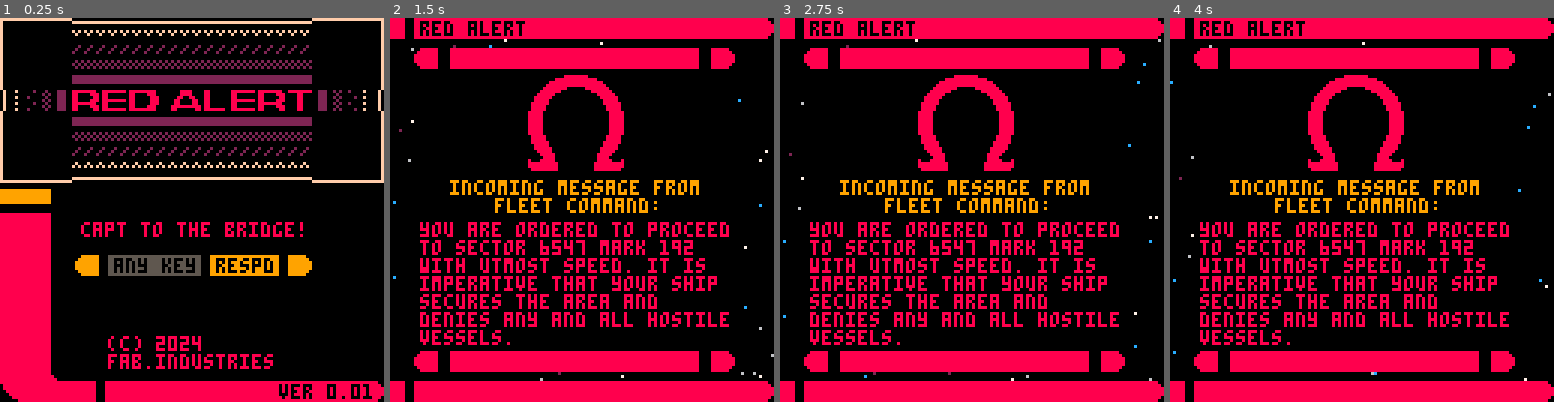
Above: before the commit, frames 1-4 (left to right).
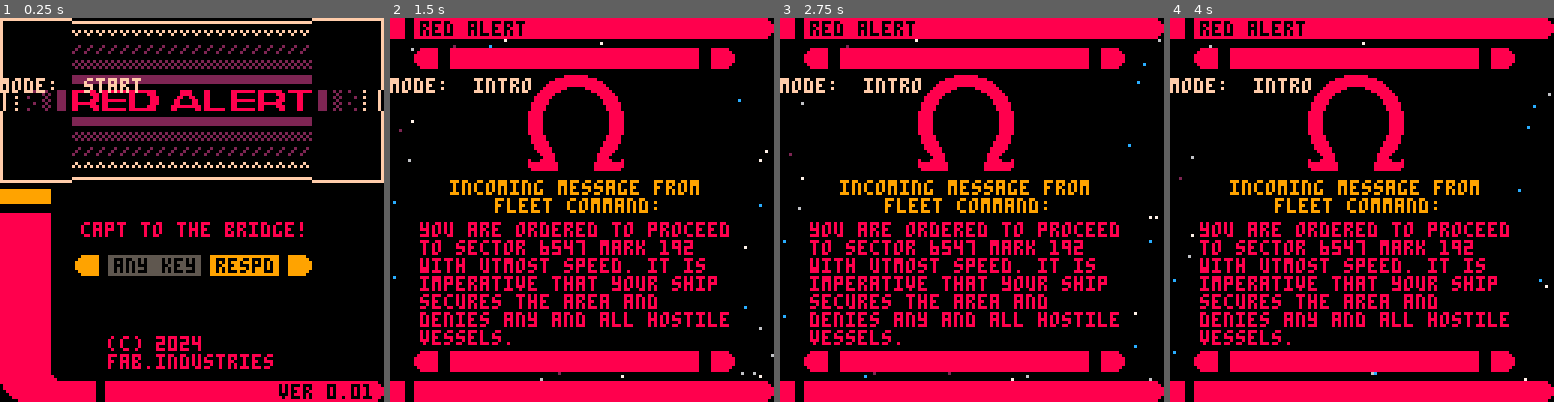
Above: after the commit, the same moments.

Repository: fab-industries/red-alert
Game: PICO-8 cartridge redalert.p8
Two runs of this game, one before a commit and one after it. Both use one fixed random seed, a clock stepped at 60 frames per second and the inputs below.
Inputs:
- Up to frame 1 (0.25 s): no input
- Up to frame 2 (1.5 s): tap X (X key) at 0.33, 1.07 s; tap O (Z key) at 0.7 s
- Up to frame 3 (2.75 s): hold Right 1.6-2.1 s; tap O (Z key) at 1.7, 2.1, 2.5 s; tap X (X key) at 1.85 s; hold Up 2.15-2.42 s; hold Right from 2.47 s (still down)
- Up to frame 4 (4 s): tap O (Z key) at 2.9, 3.3, 3.7 s; tap X (X key) at 2.97 s; release Right at 3.03 s; hold Left 3.08-3.58 s; hold Down 3.63-3.97 s

The runs differ from the first frame. In frame 1, 0.5% of the frame differs, in the area x 0-37%, y 15-20%; in frame 2, 0.6%; in frame 3, 0.6%; in frame 4, 0.6%.

Commit message:
Started work on spawning multiple enemies

Diff:
--- a/redalert.p8
+++ b/redalert.p8
@@ -8,7 +8,7 @@
  version="0.01"
 
  debug_setting={}
- debug_setting.info=false
+ debug_setting.info=true
  debug_setting.hideui=false
 
  cls(0)
@@ -175,7 +175,7 @@
   myen.y+=1
   if myen.y>128 then
    del(enemies,myen)
-   spwn_en()
+   spwn_en("tingan")
   end
  end
 
@@ -313,8 +313,6 @@
  end
  if introt>=760 then
   mode="game"
-  spwn_wav()
-  wave+=1
  end
 end
 -->8
@@ -333,8 +331,10 @@
 
  --drawing enemies
  for myen in all(enemies) do
-  local enspr={16,16,16,17}
+
+  local enspr={myen.spr,myen.spr,myen.spr,myen.spr2}
   myen.spr=enspr[t\30%4+1]
+
   if myen.invuln>0 then
    if sin(t/7)<0.5 then
 	   fillp(0xd7b6)
@@ -1016,19 +1016,35 @@
 -->8
 --waves & enemies
 
-function spwn_en()
+function spwn_en(entype)
  local myen={}
  myen.x=rnd(120)
  myen.y=-8
- myen.spr=16
- myen.hp=4
  myen.invuln=0
 
+ if entype=="tingan" then
+  myen.spr=16
+  myen.spr2=17
+  myen.hp=4
+ elseif entype=="aquilan" then
+  myen.spr=18
+  myen.spr2=19
+  myen.hp=4
+ elseif entype=="diceans" then
+  myen.spr=20
+  myen.spr2=21
+  myen.hp=4
+ elseif entype=="franks" then
+  myen.spr=22
+  myen.spr2=23
+  myen.hp=4
+ end
+
  add(enemies,myen)
 end
 
 function chk_wav()
-  if ship.dead==false and mode=="game" and wave>0 and #enemies==0 then
+  if ship.dead==false and mode=="game" and #enemies==0 then
    if wavspwned==false then
     next_wav()
     wavspwned=true
@@ -1045,12 +1061,18 @@
 end
 
 function spwn_wav()
-   spwn_en()
+
+   if wave<=2 then
+    spwn_en("tingan")
+   elseif wave>2 then
+    spwn_en("aquilan")
+   end
+
+   wave+=1
    wavspwned=false
 end
 
 function next_wav()
- wave+=1
  wavtime=80
 end
 
